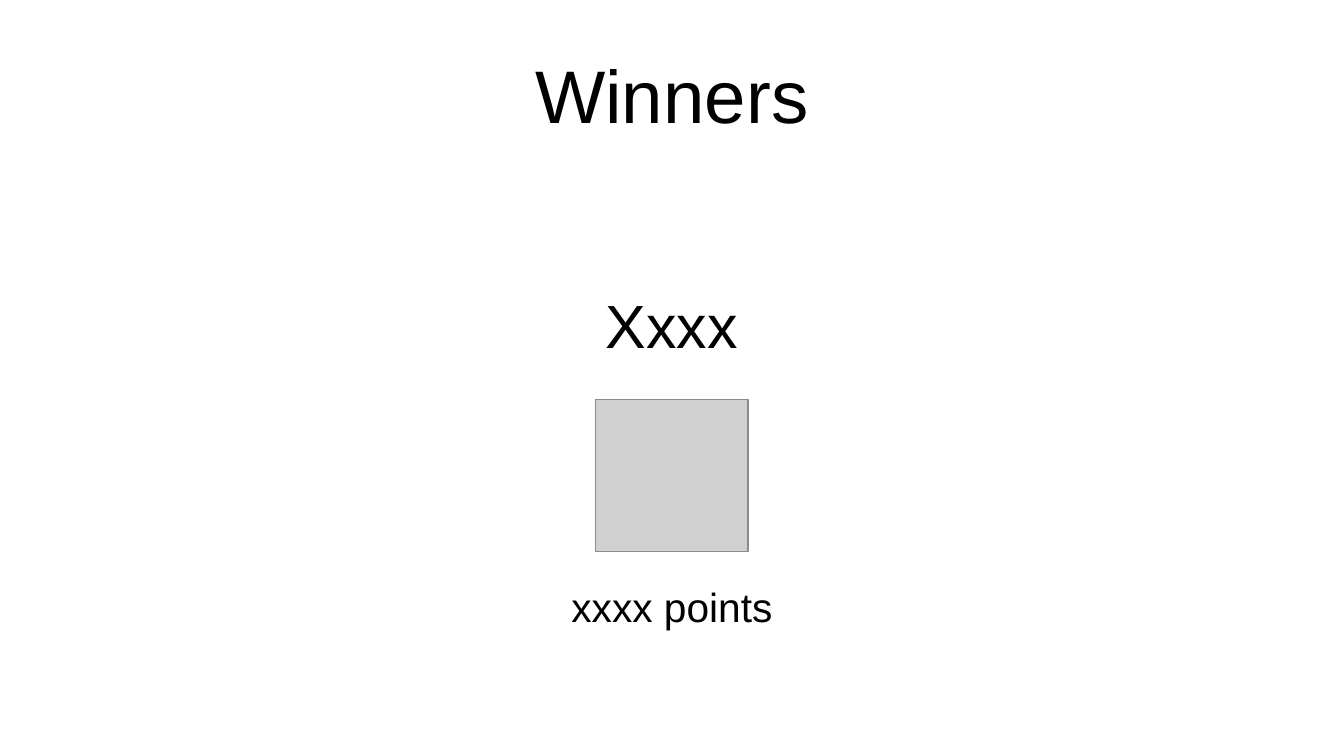
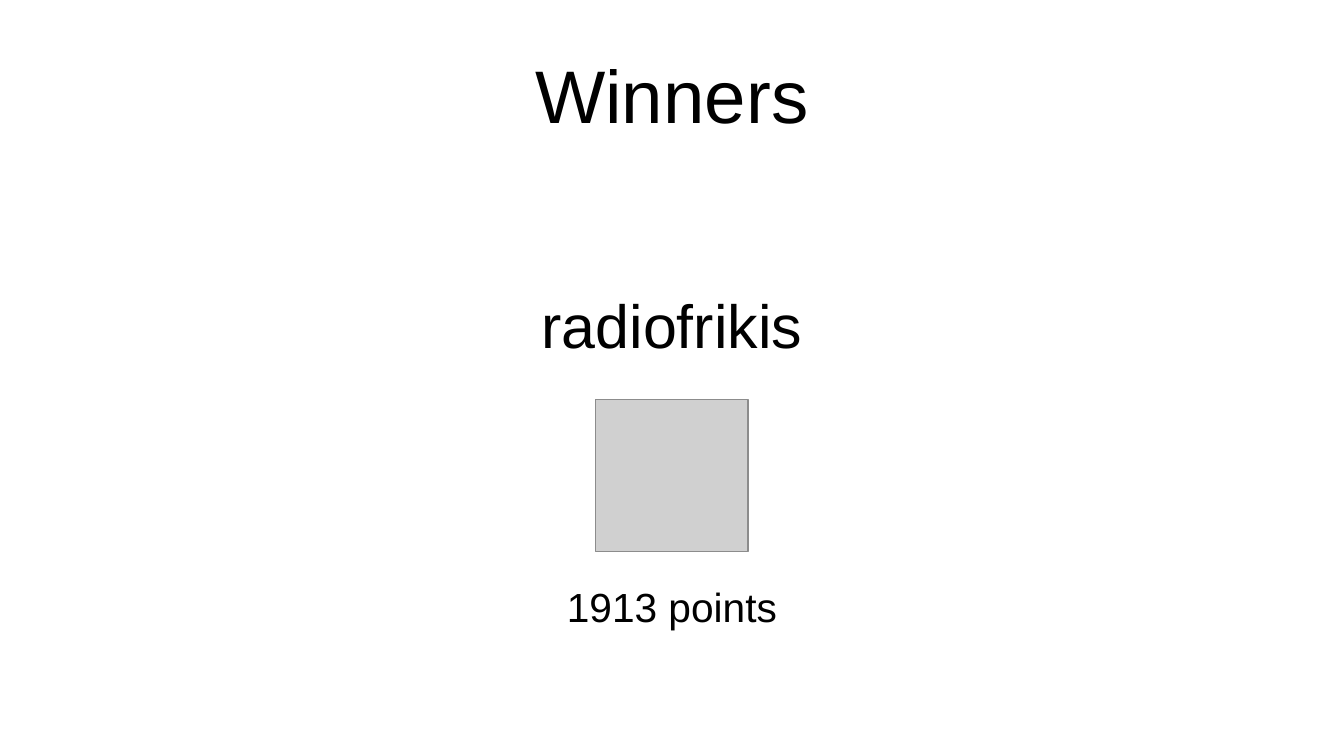
Before and after one commit to argilo/grcon24, a slide deck: slide 4 of presentation/results.odp. Drawn at 1344x756 pixels with LibreOffice and Linux fonts; fonts in the diff are those of the drawing; grey boxes stand for pictures. Boxes give left, top, right and bottom in pixels: in the first picture for what was removed or moved away, otherwise in the second. Text is boxed around its words. In the diff, an @@ line names an element or a change of style, - is before the commit and + after.

```diff
--- a/presentation/results.odp
+++ b/presentation/results.odp
@@ text at box(541, 303, 802, 349): text changed @@
-Xxxx
+radiofrikis
@@ text at box(567, 592, 776, 630): text changed @@
-xxxx points
+1913 points
```
Also in this commit, not shown: 5 other slides changed.
